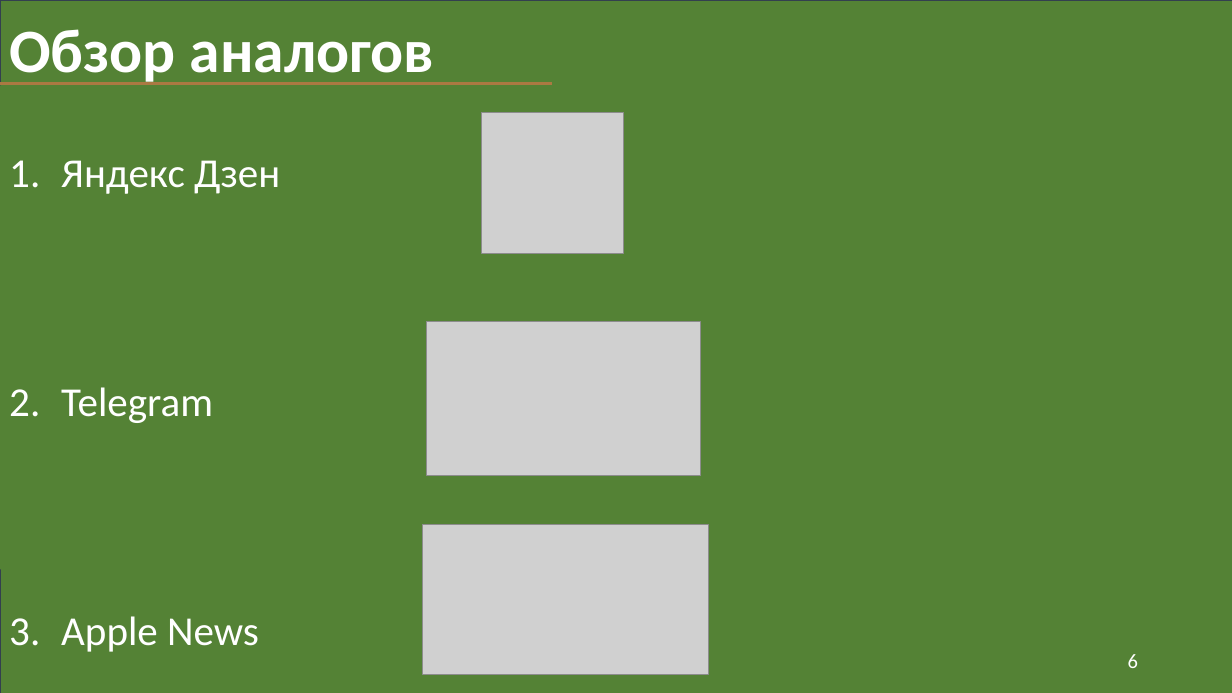
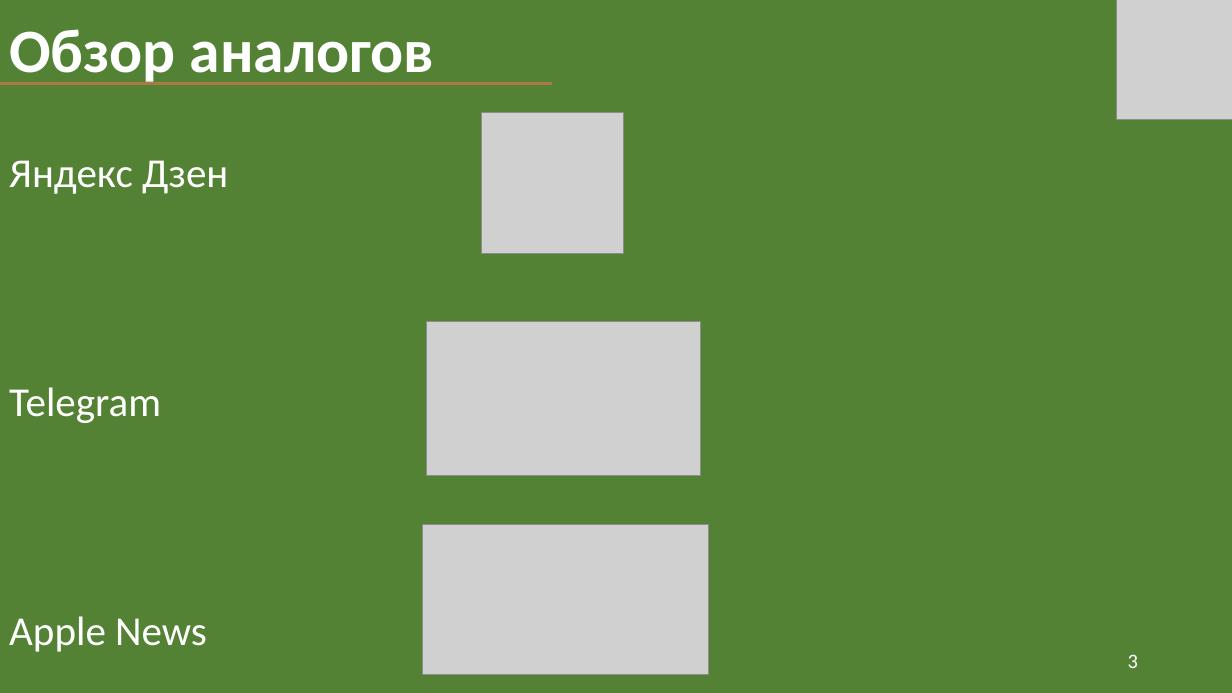
Before and after one commit to FDMan12/news-with-tags, a slide deck: slide 3 of Documentation/my_news_presentation.pptx (slide 6 before the commit). Drawn at 1232x693 pixels with LibreOffice and Linux fonts; fonts in the diff are those of the drawing; grey boxes stand for pictures. Boxes give left, top, right and bottom in pixels: in the first picture for what was removed or moved away, otherwise in the second. Text is boxed around its words. In the diff, an @@ line names an element or a change of style, - is before the commit and + after.

```diff
--- a/Documentation/my_news_presentation.pptx
+++ b/Documentation/my_news_presentation.pptx
@@ picture added at (x1=1116, y1=0, x2=1232, y2=119) @@
@@ subtitle "Яндекс Дзен" at (x1=9, y1=160, x2=228, y2=652): bullet 1. to none @@
@@ page number at (x1=1128, y1=654, x2=1138, y2=668): text changed @@
-6
+3
```
Also in this commit, not shown: 8 other slides changed, 1 slide added, 3 other files.
